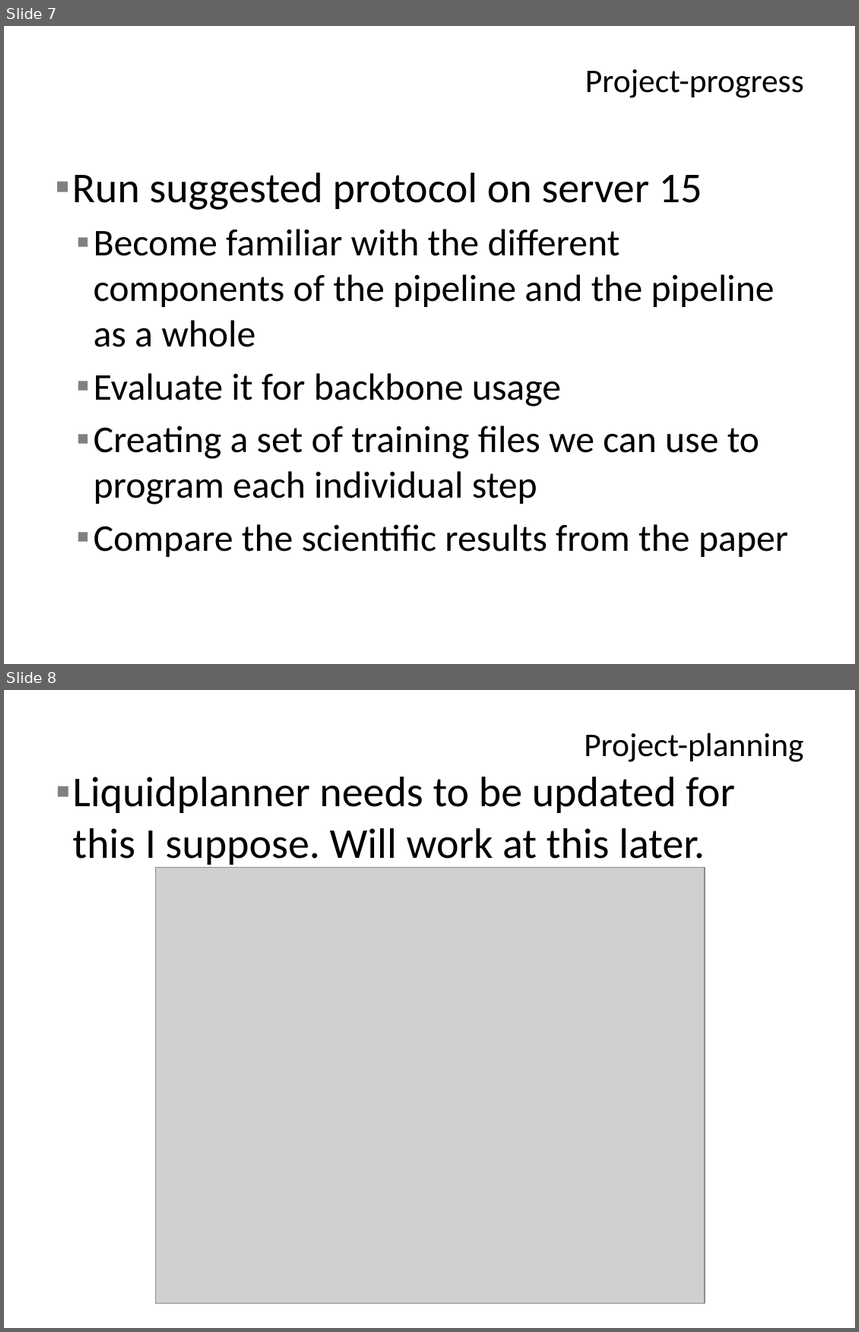
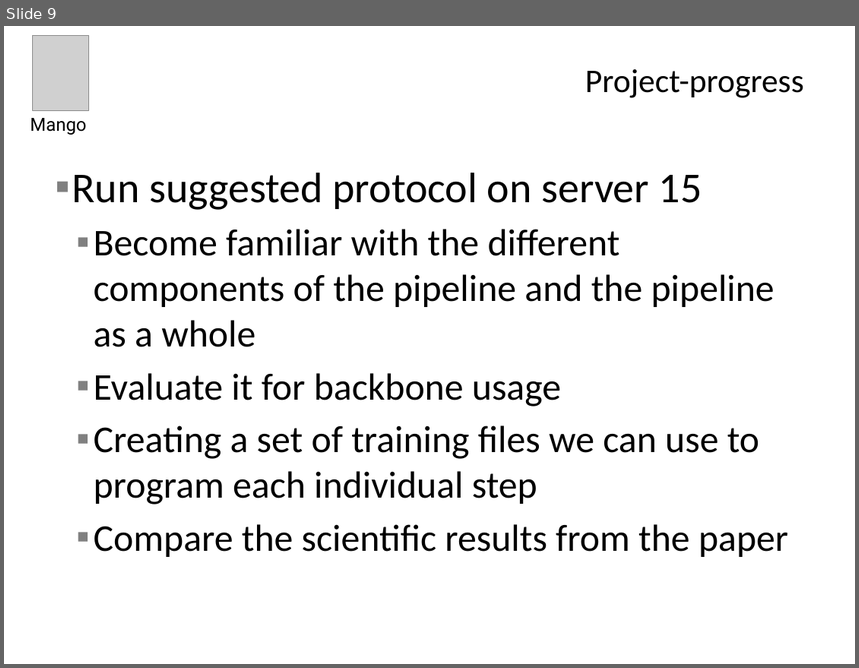
Before and after one commit to Bioinformatics-Mango/Bioinformatics, a slide deck: Presentations/Projectplan - planning and progress.pptx. Shown one above the other, each under a label of ours: slides 7 and 8 before the commit, slide 9 after it. The pictures are 859x1332 and 859x668 pixels, drawn with LibreOffice and Linux fonts; fonts in the diff are those of the drawing; grey boxes stand for pictures; background and template pictures are left out. Boxes give left, top, right and bottom in pixels: in the first picture for what was removed or moved away, otherwise in the second. Text is boxed around its words. In the diff, an @@ line names an element or a change of style, - is before the commit and + after.

Commit message:
First update of the project plan presentation
Updated first draft of the presentation

```diff
--- a/Presentations/Projectplan - planning and progress.pptx
+++ b/Presentations/Projectplan - planning and progress.pptx
@@ slide 8 removed at [4,690,855,1328], background #FFFFFF @@
@@ title removed at [584,733,804,762] @@
-Project-planning
@@ text removed at [72,777,735,868] @@
-▪ Liquidplanner needs to be updated for this I suppose. Will work at this later.
@@ picture removed at [155,867,705,1304] @@
@@ what was slide 7 is now slide 9 @@
@@ slide 9 changed as well @@
@@ picture added at [32,35,88,110] @@
@@ text added at [30,118,86,135], 15.4 pt, text #000000 @@
+Mango
```
Also in this commit, not shown: 6 other slides changed, 3 slides added.
